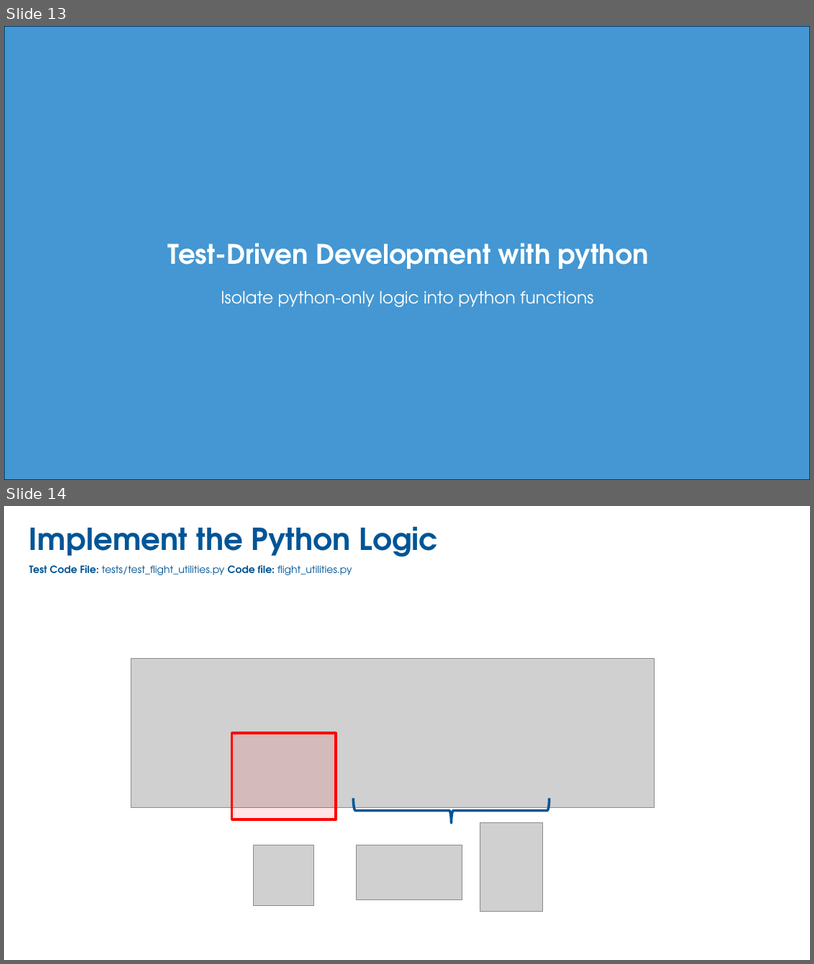
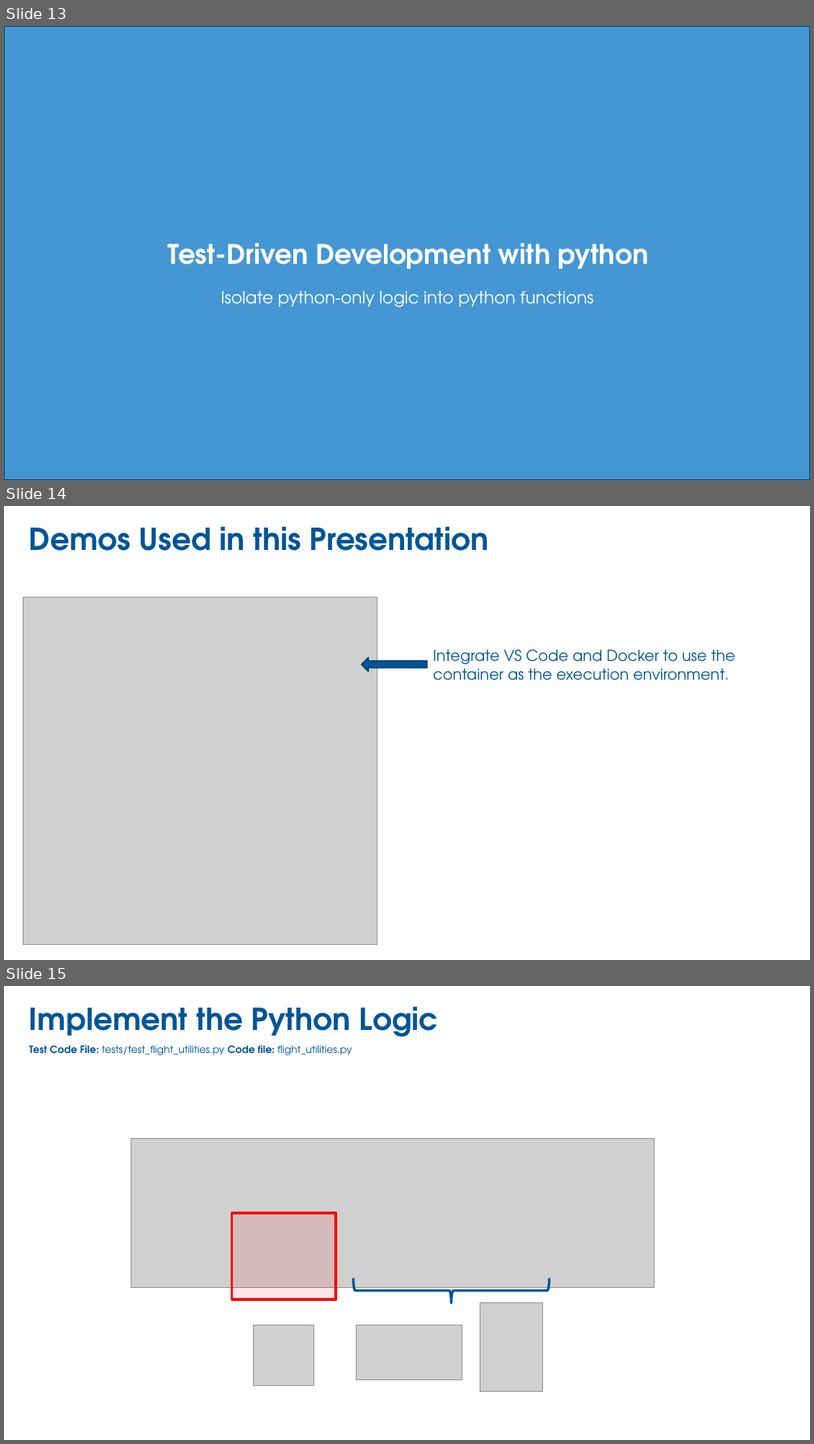
Before and after one commit to donaldsawyer/tdde-py-pyspark, a slide deck: tdde-py-pyspark-glue-docker-vscode.pptx. Shown one above the other, each under a label of ours: slides 13 and 14 before the commit, slides 13, 14 and 15 after it. The pictures are 814x964 and 814x1444 pixels, drawn with LibreOffice and Linux fonts; fonts in the diff are those of the drawing; grey boxes stand for pictures; background and template pictures are left out. Boxes give left, top, right and bottom in pixels: in the first picture for what was removed or moved away, otherwise in the second. Text is boxed around its words. In the diff, an @@ line names an element or a change of style, - is before the commit and + after.

```diff
--- a/tdde-py-pyspark-glue-docker-vscode.pptx
+++ b/tdde-py-pyspark-glue-docker-vscode.pptx
@@ slide 14 added at (x1=4, y1=506, x2=810, y2=960), background #FFFFFF @@
@@ title added at (x1=29, y1=526, x2=489, y2=551), 36 pt, text #005596, bold @@
+Demos Used in this Presentation
@@ picture added at (x1=23, y1=597, x2=378, y2=944) @@
@@ text added at (x1=433, y1=649, x2=736, y2=680), 18 pt, text #005596 @@
+Integrate VS Code and Docker to use the container as the execution environment.
@@ left arrow added at (x1=362, y1=657, x2=427, y2=671), fill #005596, outline #003F6F 1.25 pt @@
@@ what was slide 14 is now slide 15 @@
```
Also in this commit, not shown: 7 slides changed, 7 other files.
